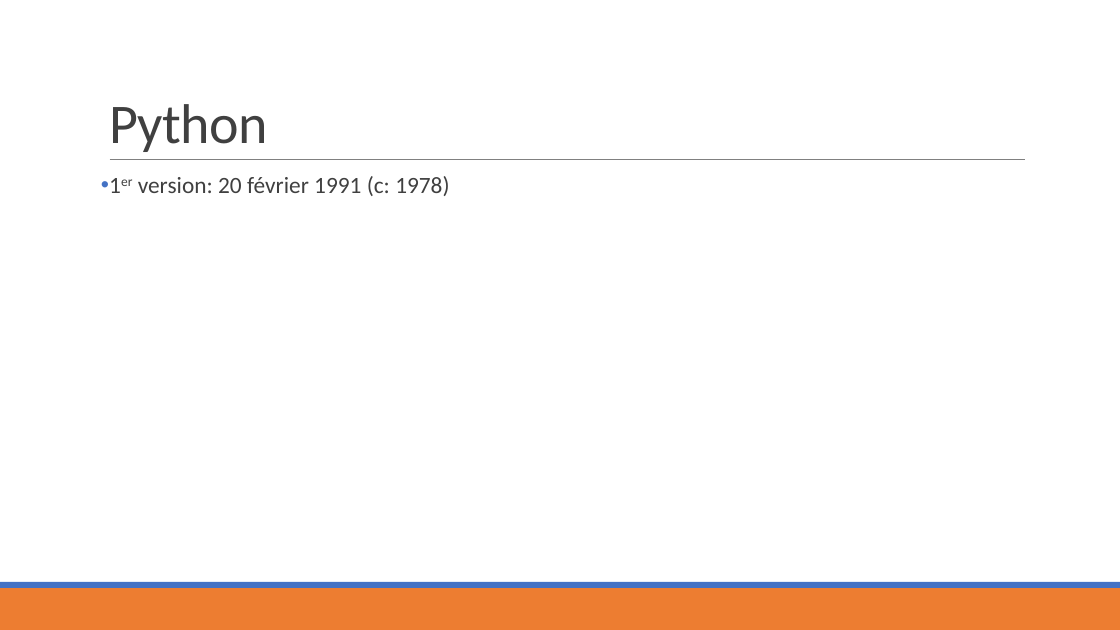
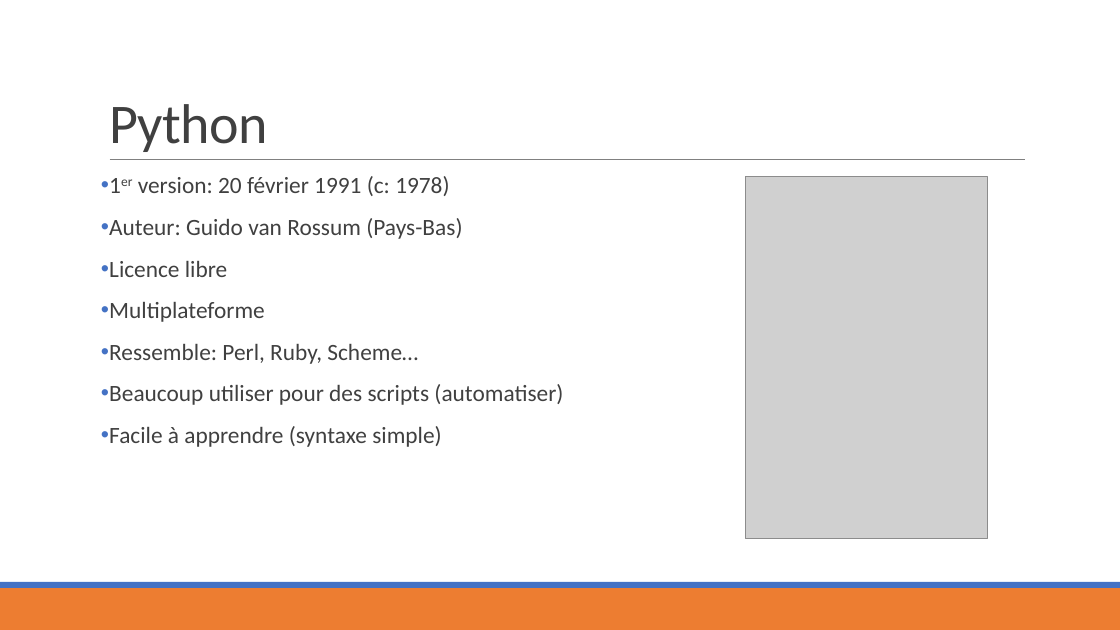
Before and after one commit to MaximeRoy1733837/ESP, a slide deck: slide 4 of Python/Défi_python.pptx (slide 3 before the commit). Drawn at 1120x630 pixels with LibreOffice and Linux fonts; fonts in the diff are those of the drawing; grey boxes stand for pictures. Boxes give left, top, right and bottom in pixels: in the first picture for what was removed or moved away, otherwise in the second. Text is boxed around its words. In the diff, an @@ line names an element or a change of style, - is before the commit and + after.

```diff
--- a/Python/Défi_python.pptx
+++ b/Python/Défi_python.pptx
@@ picture added at bbox=[745, 176, 987, 539] @@
@@ text at bbox=[109, 218, 563, 447]: paragraphs added @@
+• Auteur: Guido van Rossum (Pays-Bas)
+• Licence libre
+• Multiplateforme
+• Ressemble: Perl, Ruby, Scheme…
+• Beaucoup utiliser pour des scripts (automatiser)
+• Facile à apprendre (syntaxe simple)
```
Also in this commit, not shown: 10 slides added, 1 other file.
